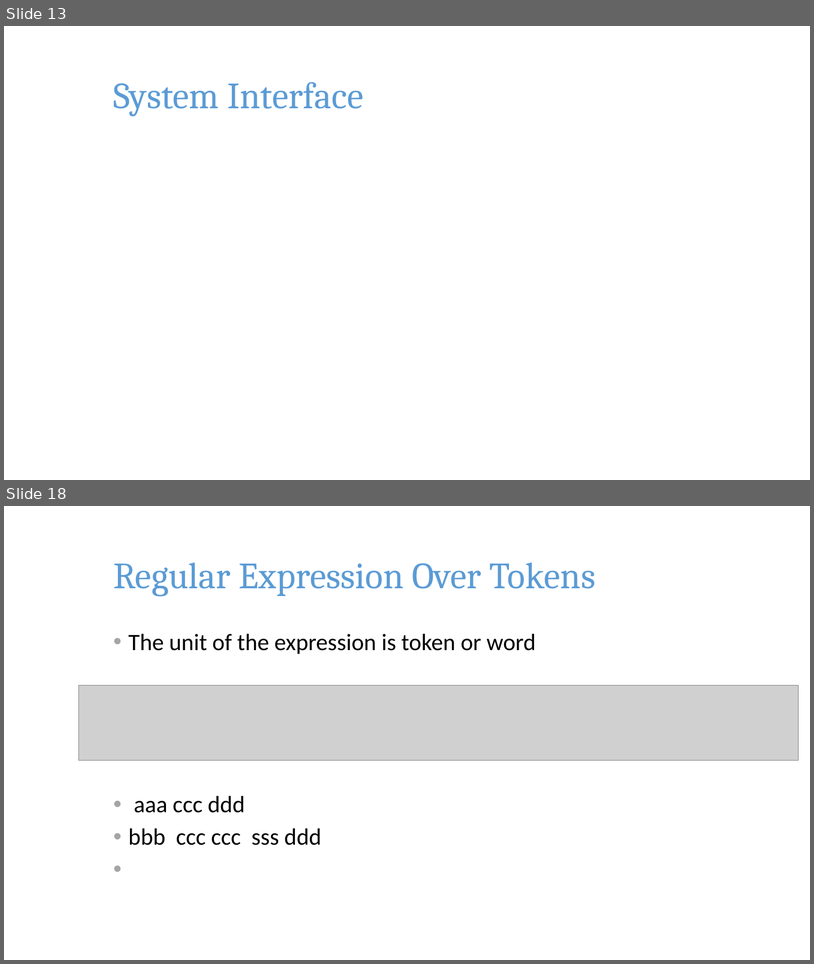
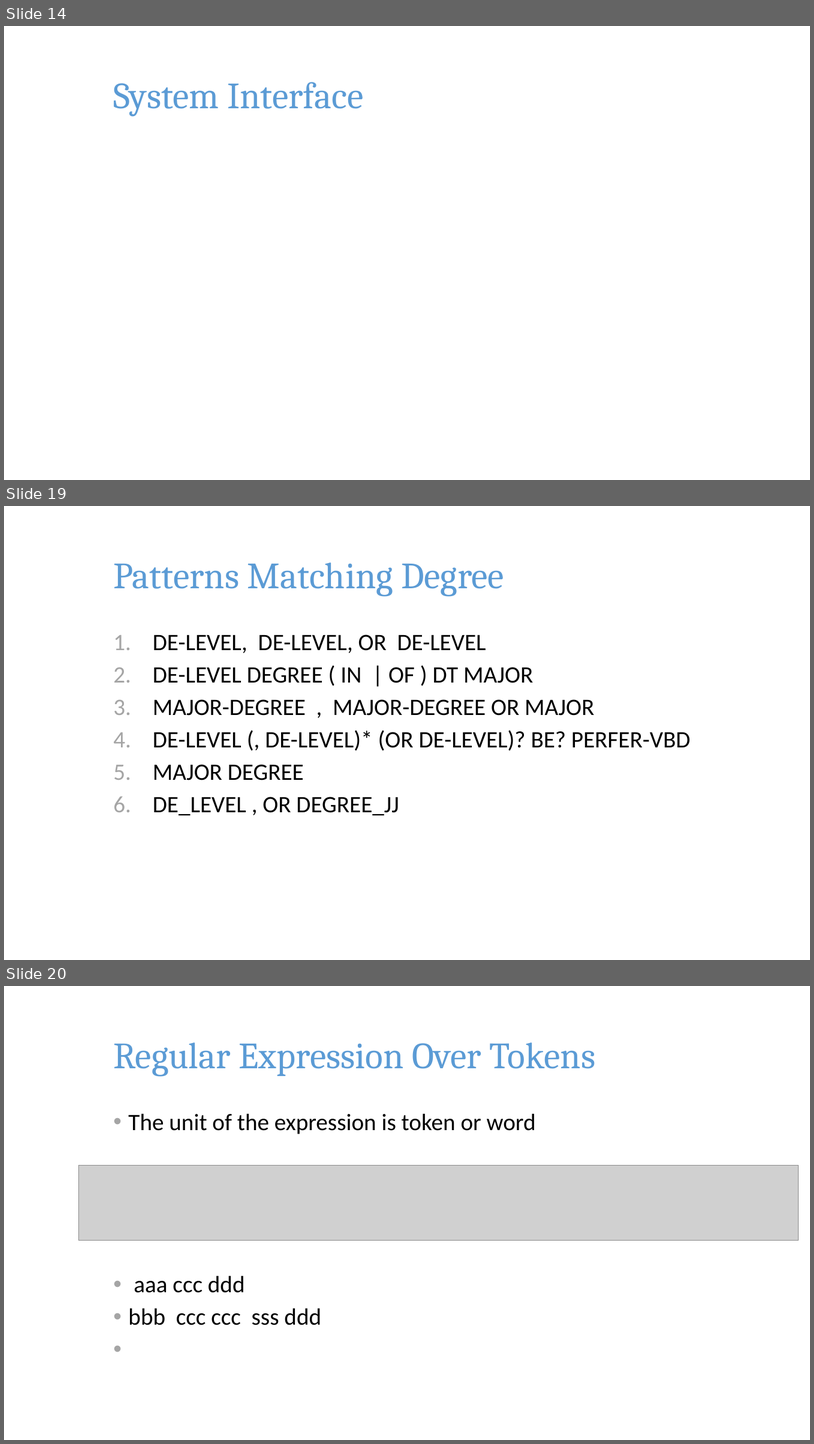
Before and after one commit to pkushiqiang/thesis, a slide deck: media/JobFinder.pptx. Shown one above the other, each under a label of ours: slides 13 and 18 before the commit, slides 14, 19 and 20 after it; the slides between them are not shown. The pictures are 814x964 and 814x1444 pixels, drawn with LibreOffice and Linux fonts; fonts in the diff are those of the drawing; grey boxes stand for pictures; background and template pictures are left out. Boxes give left, top, right and bottom in pixels: in the first picture for what was removed or moved away, otherwise in the second. Text is boxed around its words. In the diff, an @@ line names an element or a change of style, - is before the commit and + after.

```diff
--- a/media/JobFinder.pptx
+++ b/media/JobFinder.pptx
@@ slide 19 added at box(4, 506, 810, 960), background picture (left out) @@
@@ title added at box(113, 562, 504, 597), 44 pt, text #5B9BD5 @@
+Patterns Matching Degree
@@ text added at box(153, 634, 691, 816), 28 pt, text #000000 @@
+1. DE-LEVEL, DE-LEVEL, OR DE-LEVEL
+2. DE-LEVEL DEGREE ( IN | OF ) DT MAJOR
+3. MAJOR-DEGREE , MAJOR-DEGREE OR MAJOR
+4. DE-LEVEL (, DE-LEVEL)* (OR DE-LEVEL)? BE? PERFER-VBD
+5. MAJOR DEGREE
+6. DE_LEVEL , OR DEGREE_JJ
@@ what was slide 13 is now slide 14 @@
@@ what was slide 18 is now slide 20 @@
```
Also in this commit, not shown: 7 slides changed, 4 other slides added, 4 slides removed.
